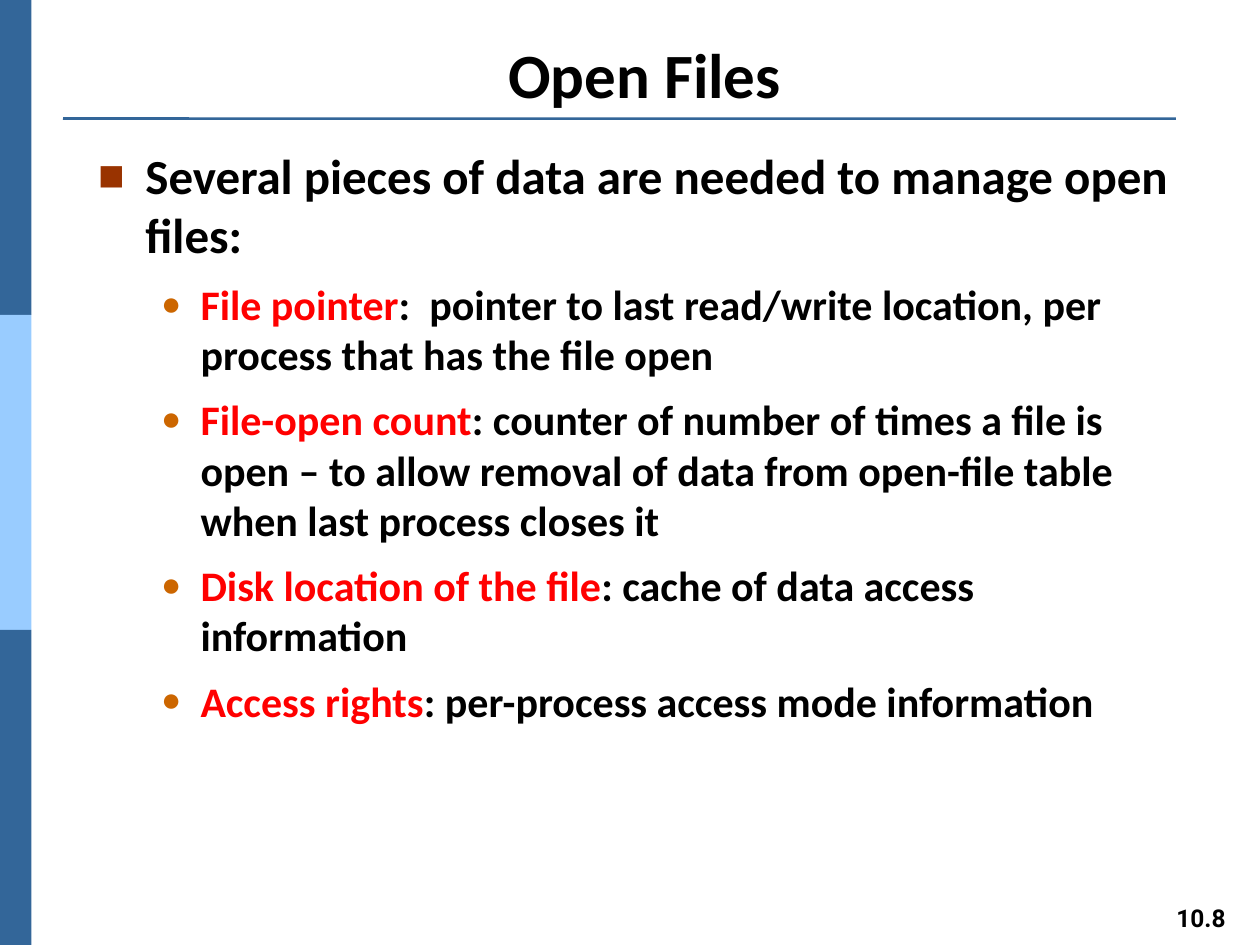
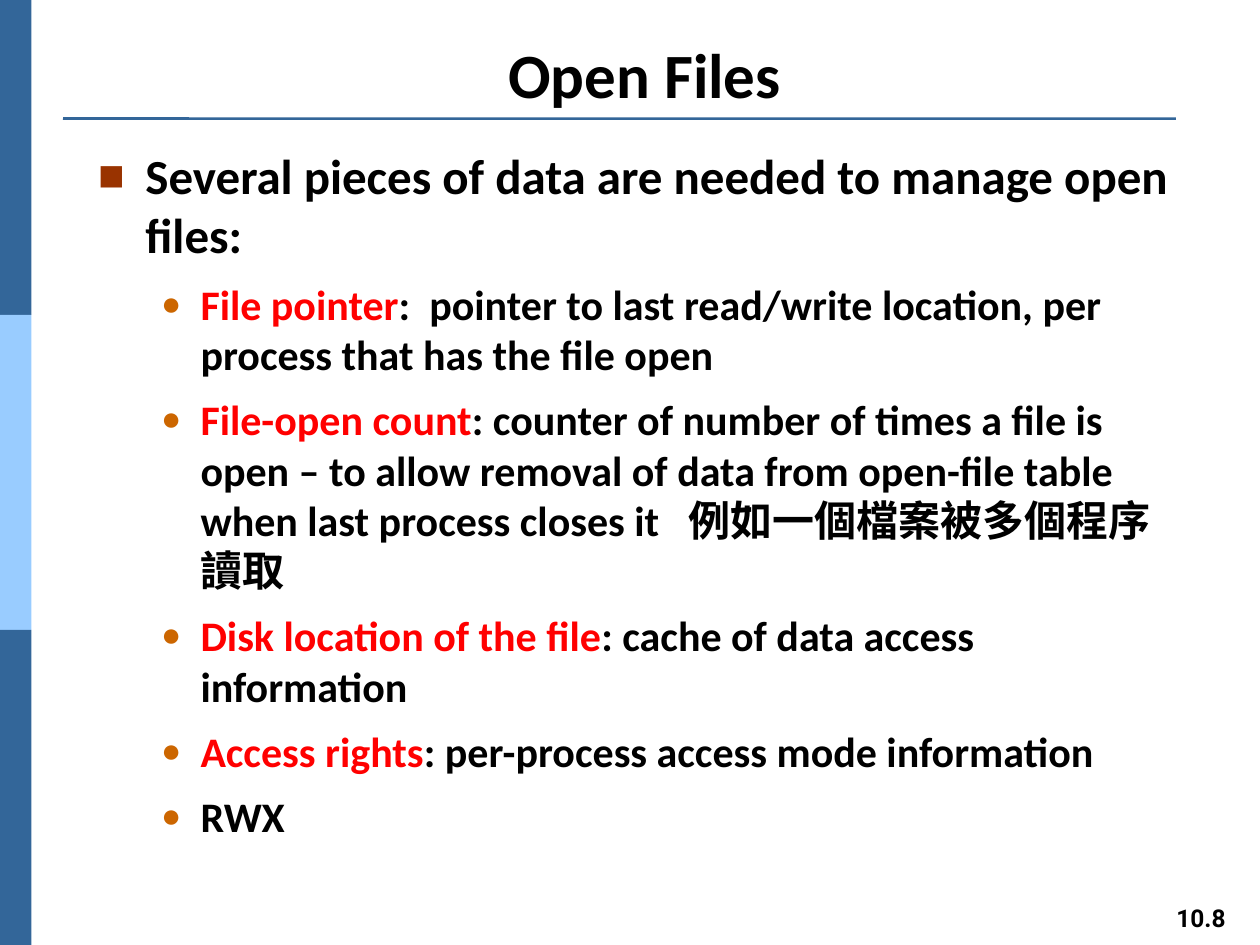
Before and after one commit to Yang09701194/OS_Learning, a slide deck: slide 8 of ch10.pptx. Drawn at 1260x945 pixels with LibreOffice and Linux fonts; fonts in the diff are those of the drawing. Boxes give left, top, right and bottom in pixels: in the first picture for what was removed or moved away, otherwise in the second. Text is boxed around its words. In the diff, an @@ line names an element or a change of style, - is before the commit and + after.

```diff
--- a/ch10.pptx
+++ b/ch10.pptx
@@ text at box(145, 159, 1168, 774): paragraph added @@
+  ● RWX
@@ text at box(201, 405, 1150, 590): text changed @@
-  ● File-open count: counter of number of times a file is open – to allow removal of data from open-file table when last process closes it
+  ● File-open count: counter of number of times a file is open – to allow removal of data from open-file table when last process closes it 例如一個檔案被多個程序讀取
```
Also in this commit, not shown: 10 other slides changed.
